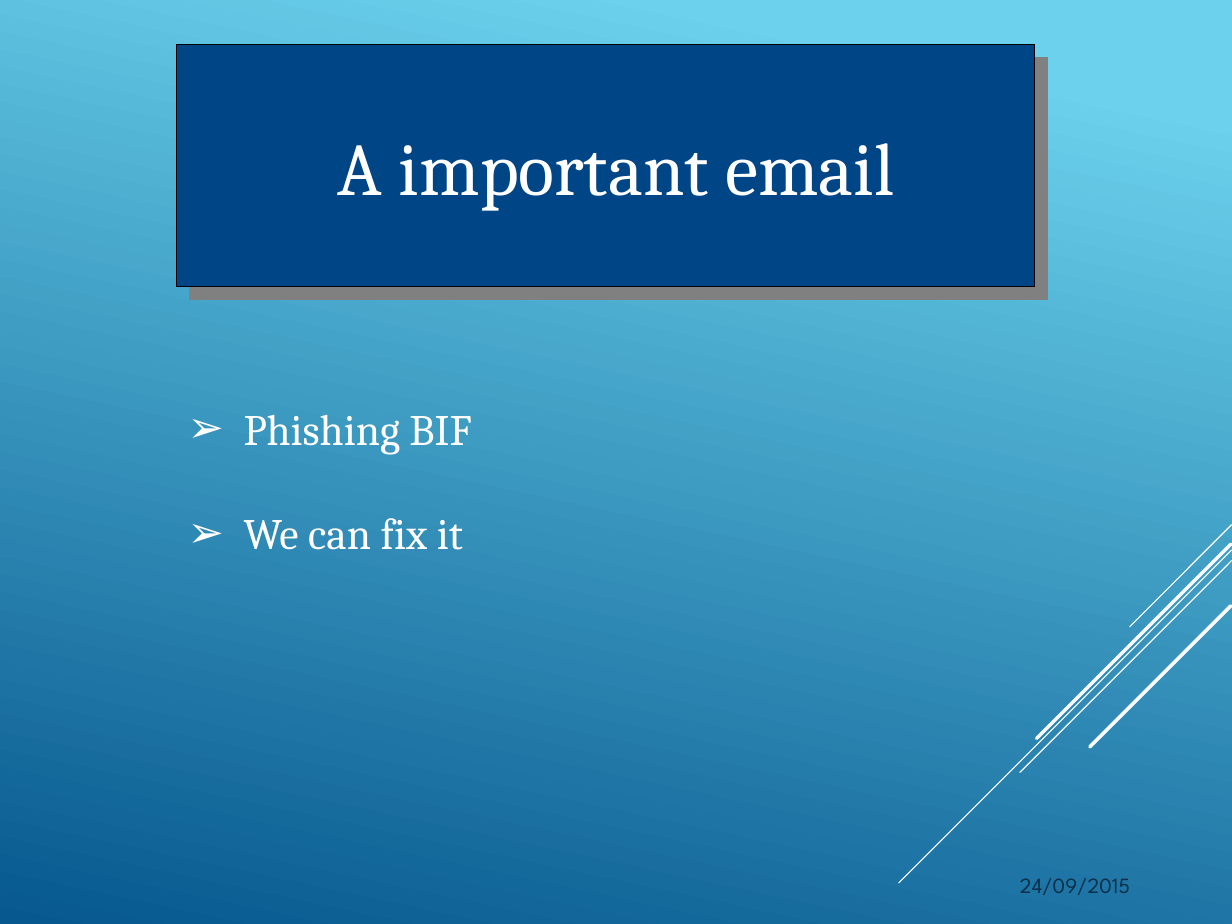
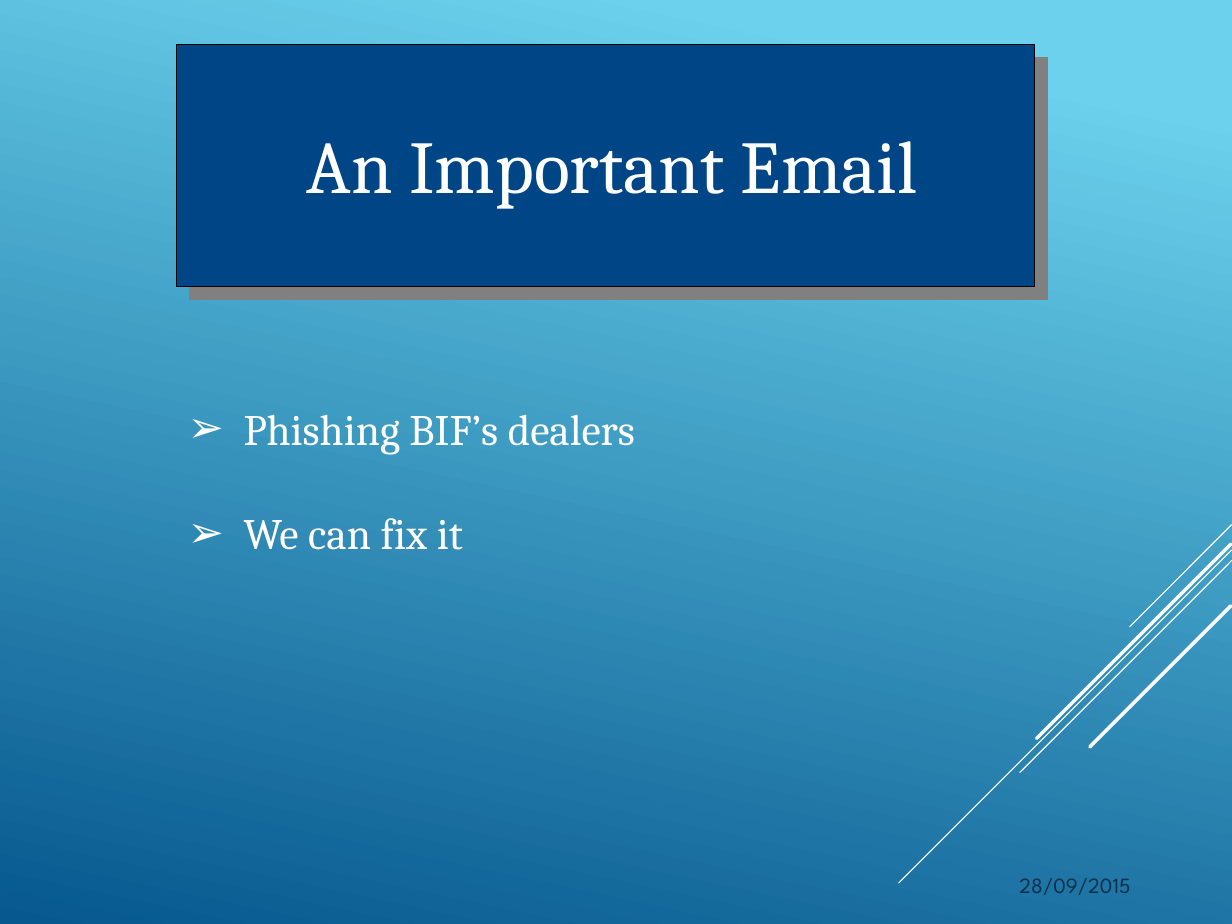
Before and after one commit to lyifan/jsct, a slide deck: slide 9 of doc/jsct.pptx (slide 6 before the commit). Drawn at 1232x924 pixels with LibreOffice and Linux fonts; fonts in the diff are those of the drawing. Boxes give left, top, right and bottom in pixels: in the first picture for what was removed or moved away, otherwise in the second. Text is boxed around its words. In the diff, an @@ line names an element or a change of style, - is before the commit and + after.

```diff
--- a/doc/jsct.pptx
+++ b/doc/jsct.pptx
@@ text at bbox=[307, 141, 918, 209]: text changed @@
-A important email
+An Important Email
@@ text at bbox=[244, 415, 635, 455]: text changed @@
-➢ Phishing BIF
+➢ Phishing BIF’s dealers
@@ text at bbox=[1019, 878, 1130, 895]: text changed @@
-24/09/2015
+28/09/2015
```
Also in this commit, not shown: 6 other slides changed, 3 slides added.
